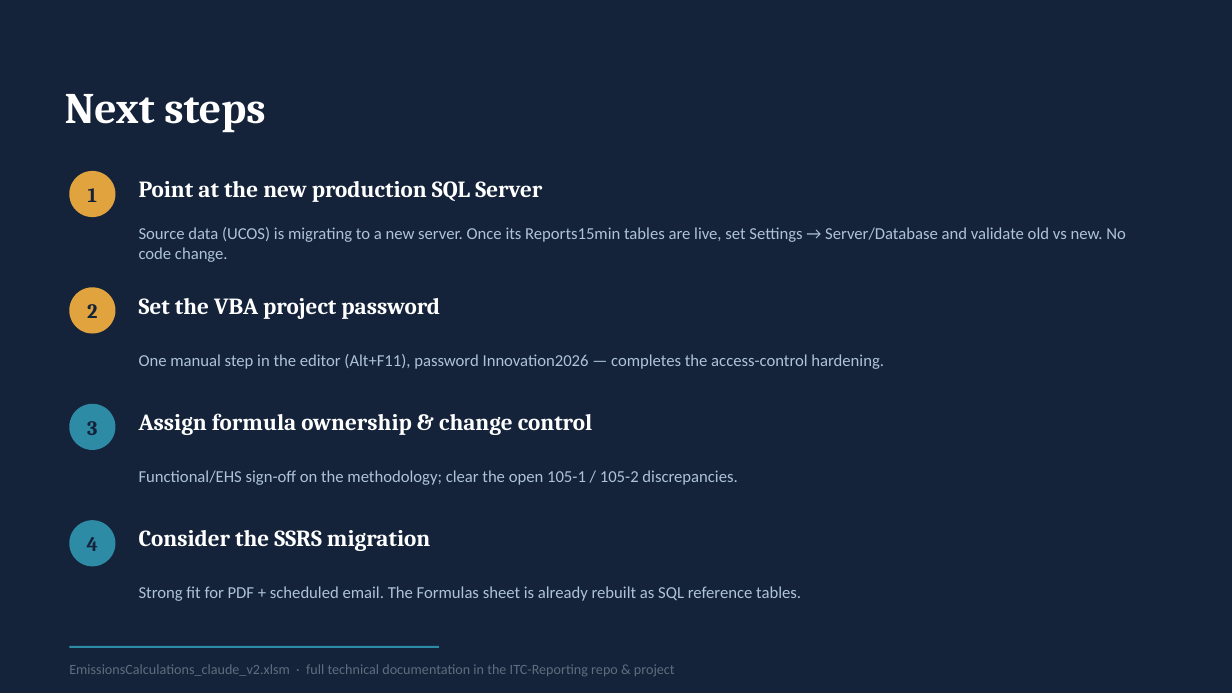
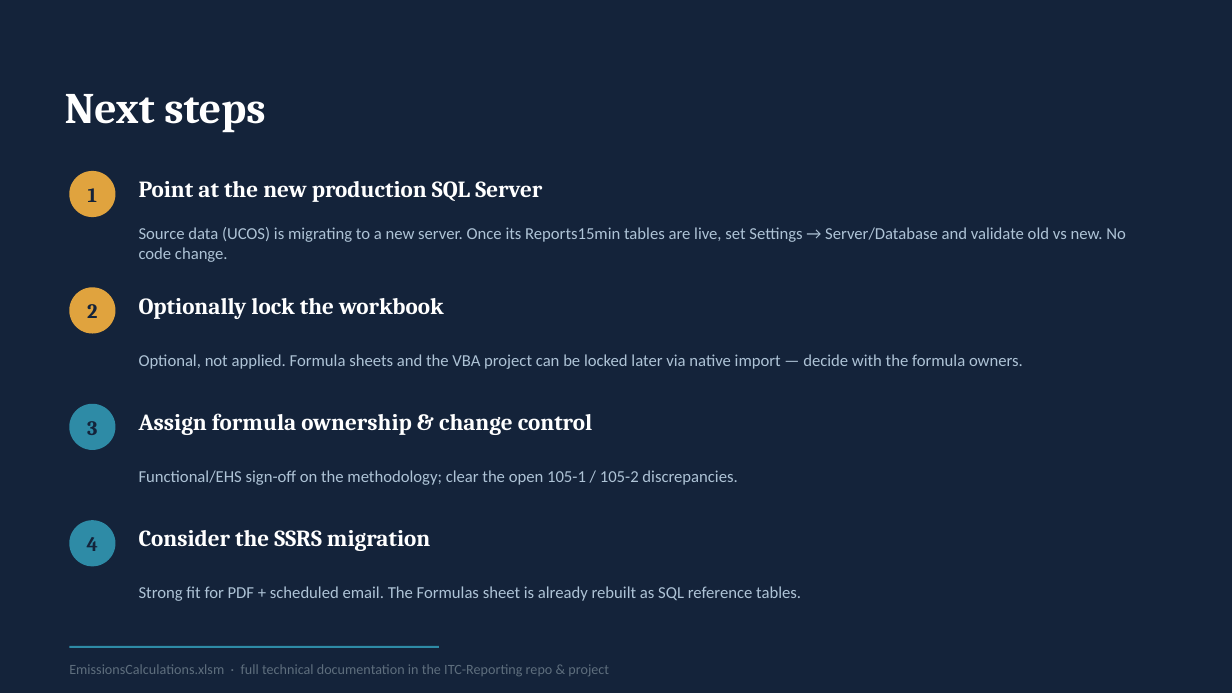
Before and after one commit to peter-computing/ITC-Reporting, a slide deck: slide 9 of EHS-HRVOC/slides/EmissionsCalculations_Functional_Changes.pptx (slide 10 before the commit). Drawn at 1232x693 pixels with LibreOffice and Linux fonts; fonts in the diff are those of the drawing. Boxes give left, top, right and bottom in pixels: in the first picture for what was removed or moved away, otherwise in the second. Text is boxed around its words. In the diff, an @@ line names an element or a change of style, - is before the commit and + after.

```diff
--- a/EHS-HRVOC/slides/EmissionsCalculations_Functional_Changes.pptx
+++ b/EHS-HRVOC/slides/EmissionsCalculations_Functional_Changes.pptx
@@ text at (139, 298, 444, 319): text changed @@
-Set the VBA project password
+Optionally lock the workbook
@@ text at (139, 354, 1023, 369): text changed @@
-One manual step in the editor (Alt+F11), password Innovation2026 — completes the access-control hardening.
+Optional, not applied. Formula sheets and the VBA project can be locked later via native import — decide with the formula owners.
@@ text at (69, 664, 609, 676): text changed @@
-EmissionsCalculations_claude_v2.xlsm · full technical documentation in the ITC-Reporting repo & project
+EmissionsCalculations.xlsm · full technical documentation in the ITC-Reporting repo & project
```
Also in this commit, not shown: 4 other slides changed, 1 slide removed, 1 other file.
